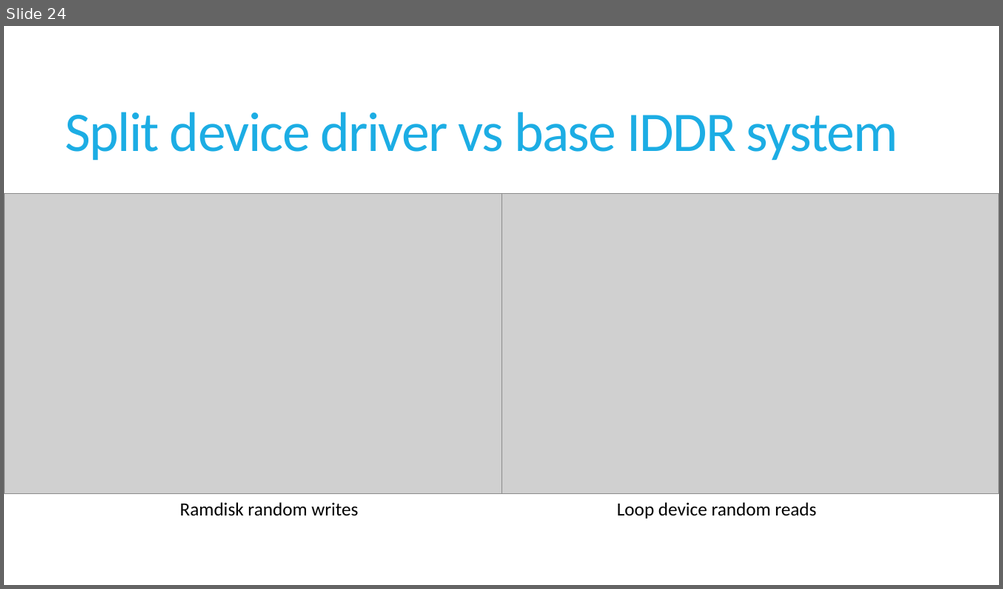
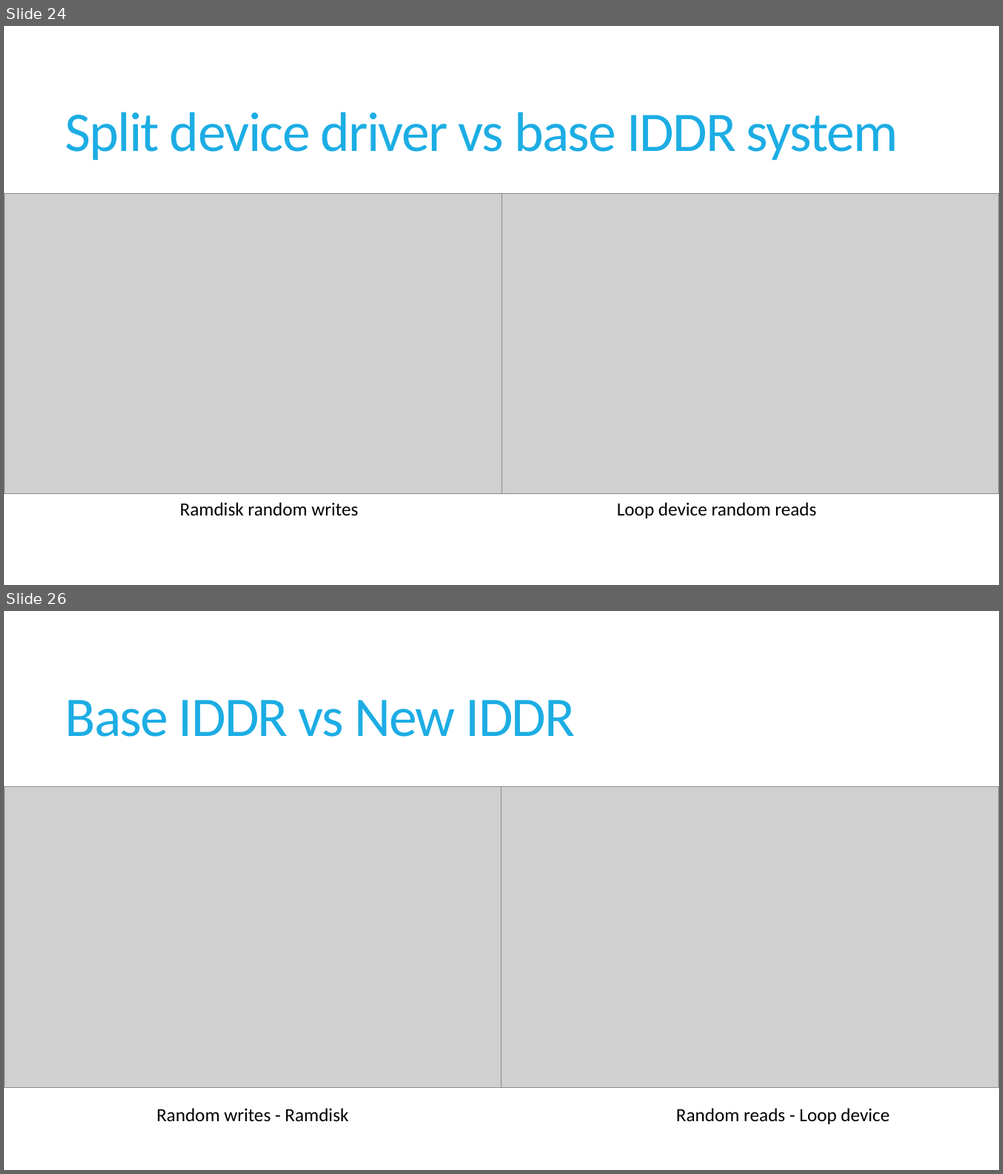
Before and after one commit to sushirol/Isolated-Driver-Domain, a slide deck: doc/presentation/IDDR.pptx. Shown one above the other, each under a label of ours: slide 24 before the commit, slides 24 and 26 after it; the slides between them are not shown. The pictures are 1003x589 and 1003x1174 pixels, drawn with LibreOffice and Linux fonts; fonts in the diff are those of the drawing; grey boxes stand for pictures. Boxes give left, top, right and bottom in pixels: in the first picture for what was removed or moved away, otherwise in the second. Text is boxed around its words. In the diff, an @@ line names an element or a change of style, - is before the commit and + after.

```diff
--- a/doc/presentation/IDDR.pptx
+++ b/doc/presentation/IDDR.pptx
@@ slide 26 added at bbox=[4, 611, 999, 1170], background #FFFFFF @@
@@ title added at bbox=[65, 700, 575, 737], 54 pt, text #1CADE4 @@
+Base IDDR vs New IDDR
@@ picture added at bbox=[4, 787, 502, 1088] @@
@@ picture added at bbox=[502, 787, 999, 1088] @@
@@ text added at bbox=[156, 1108, 348, 1122], 18 pt, text #000000 @@
+Random writes - Ramdisk
@@ text added at bbox=[676, 1108, 889, 1125], 18 pt, text #000000 @@
+Random reads - Loop device
```
Also in this commit, not shown: 10 slides changed, 4 other slides added.
